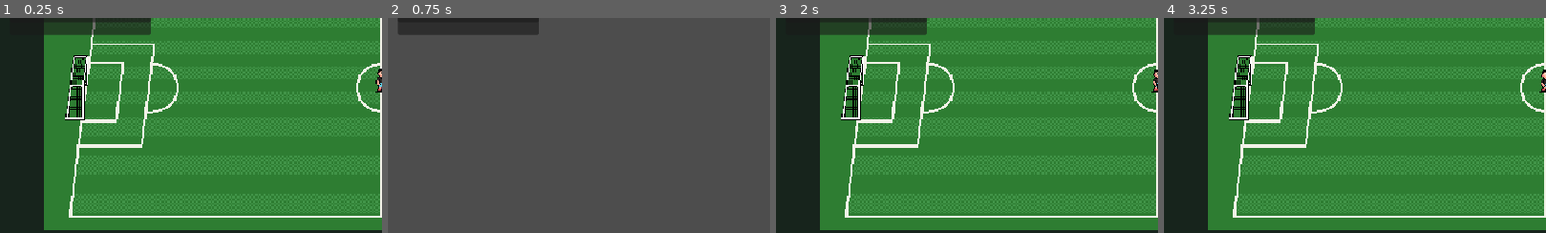
Above: before the commit, frames 1-4 (left to right).
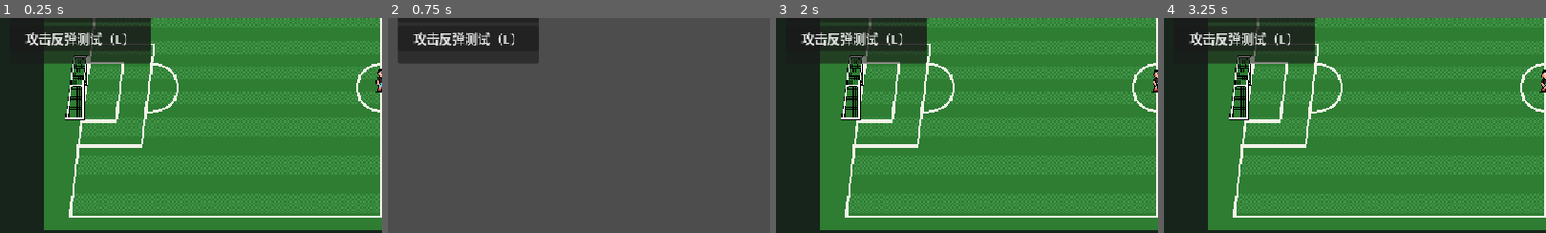
Above: after the commit, the same moments.

Repository: zerro12402/LuckyFootball
Game: Godot game, scene res://scenes/main/game_modes.tscn
The game is run twice, just before and just after one commit, with the same random seed, the same clock (stepped at 60 frames per second) and the same inputs.
Inputs:
- Up to frame 1 (0.25 s): no input
- Up to frame 2 (0.75 s): click "正式比赛" at 0.5 s
- Up to frame 3 (2 s): click "触球和带球" at 1.25 s
- Up to frame 4 (3.25 s): click "传球和射门" at 2 s; click "抢断测试" at 2.75 s
The pictures show only the part of the screen within x 0-50%, y 34-84%; the shares and areas given below are measured in that part.

The runs differ from the first frame. In frame 1, 4.1% of the frame differs, in the area x 6-40%, y 3-22%; in frame 2, 4.8%, in the area x 2-40%, y 6-21%; in frame 3, 4.1%; in frame 4, 4.1%.

Commit message:
fix bug

Diff:
--- a/scenes/main/game_modes.tscn
+++ b/scenes/main/game_modes.tscn
@@ -6,6 +6,7 @@
 [ext_resource type="PackedScene" path="res://scenes/test/pass_shoot_demo.tscn" id="4_pass"]
 [ext_resource type="PackedScene" path="res://scenes/test/tackle_test_demo.tscn" id="5_tackle"]
 [ext_resource type="PackedScene" path="res://scenes/test/knockdown_test_demo.tscn" id="6_knockdown"]
+[ext_resource type="PackedScene" path="res://scenes/test/attack_recoil_test_demo.tscn" id="7_recoil"]
 
 [node name="GameModes" type="Node"]
 script = ExtResource("1_controller")
@@ -14,6 +15,7 @@
 pass_shoot_scene = ExtResource("4_pass")
 tackle_test_scene = ExtResource("5_tackle")
 knockdown_test_scene = ExtResource("6_knockdown")
+attack_recoil_test_scene = ExtResource("7_recoil")
 
 [node name="ModeHost" type="Node" parent="."]
 unique_name_in_owner = true
@@ -25,7 +27,7 @@
 offset_left = 12.0
 offset_top = 12.0
 offset_right = 190.0
-offset_bottom = 204.0
+offset_bottom = 240.0
 
 [node name="ModeButtons" type="VBoxContainer" parent="ModeUi/ModePanel"]
 layout_mode = 2
@@ -66,3 +68,10 @@
 focus_mode = 0
 toggle_mode = true
 text = "击倒测试（L）"
+
+[node name="AttackRecoilTestButton" type="Button" parent="ModeUi/ModePanel/ModeButtons"]
+unique_name_in_owner = true
+layout_mode = 2
+focus_mode = 0
+toggle_mode = true
+text = "攻击反弹测试（L）"
--- /dev/null
+++ b/scenes/test/attack_recoil_test_demo.tscn
@@ -0,0 +1,6 @@
+[gd_scene load_steps=2 format=3]
+
+[ext_resource type="PackedScene" path="res://scenes/main/game_bootstrap.tscn" id="1_bootstrap"]
+
+[node name="AttackRecoilTestDemo" instance=ExtResource("1_bootstrap")]
+demo_mode = 4
--- a/scripts/app/game_bootstrap.gd
+++ b/scripts/app/game_bootstrap.gd
@@ -16,6 +16,7 @@
 	PASS_AND_SHOOT,
 	TACKLE_TEST,
 	KNOCKDOWN_TEST,
+	ATTACK_RECOIL_TEST,
 }
 
 const TEST_PLAYER_MOVEMENT_SPEED_MPS := 5.0
@@ -93,7 +94,11 @@
 	_demo_opponent_id = ""
 	if demo_mode == DemoMode.PASS_AND_SHOOT:
 		_demo_teammate_id = player_definitions[1].player_id
-	elif demo_mode in [DemoMode.TACKLE_TEST, DemoMode.KNOCKDOWN_TEST]:
+	elif demo_mode in [
+		DemoMode.TACKLE_TEST,
+		DemoMode.KNOCKDOWN_TEST,
+		DemoMode.ATTACK_RECOIL_TEST,
+	]:
 		_demo_opponent_id = player_definitions[1].player_id
 	if _field_environment != null:
 		var second_player_id := _demo_teammate_id
@@ -102,7 +107,11 @@
 		_field_environment.set_presented_players(
 			_demo_player_id,
 			second_player_id,
-			demo_mode in [DemoMode.TACKLE_TEST, DemoMode.KNOCKDOWN_TEST],
+			demo_mode in [
+				DemoMode.TACKLE_TEST,
+				DemoMode.KNOCKDOWN_TEST,
+				DemoMode.ATTACK_RECOIL_TEST,
+			],
 		)
 	if _keyboard_input != null:
 		_keyboard_input.action_requested.connect(queue_action)
@@ -120,7 +129,12 @@
 		return
 	set_process(false)
 	_queued_actions.clear()
-	_match_simulation = MatchSimulation.new(random_seed, _match_config, _field_definition)
+	var melee_outcome := MatchSimulation.MeleeOutcome.TARGET_KNOCKED_DOWN
+	if demo_mode == DemoMode.ATTACK_RECOIL_TEST:
+		melee_outcome = MatchSimulation.MeleeOutcome.ATTACKER_RECOILS
+	_match_simulation = MatchSimulation.new(
+		random_seed, _match_config, _field_definition, melee_outcome
+	)
 	var opponent_goal_center_m := Vector2(_field_definition.length_m * 0.5, 0.0)
 	var did_register_goal := _match_simulation.register_team_attacking_goal(
 		TEST_TEAM_ID,
@@ -149,7 +163,7 @@
 	if not _demo_opponent_id.is_empty():
 		var opponent := _data_repository.get_player_by_id(_demo_opponent_id)
 		var opponent_position_m := TEST_OPPONENT_POSITION_M
-		if demo_mode == DemoMode.KNOCKDOWN_TEST:
+		if demo_mode in [DemoMode.KNOCKDOWN_TEST, DemoMode.ATTACK_RECOIL_TEST]:
 			opponent_position_m = TEST_KNOCKDOWN_OPPONENT_POSITION_M
 		assert(_match_simulation.register_player(
 			_demo_opponent_id, opponent_position_m,
@@ -158,7 +172,7 @@
 	var initial_ball_position_m := TEST_BALL_INITIAL_POSITION_M
 	if demo_mode == DemoMode.TACKLE_TEST:
 		initial_ball_position_m = Vector2(0.5, 0.0)
-	elif demo_mode == DemoMode.KNOCKDOWN_TEST:
+	elif demo_mode in [DemoMode.KNOCKDOWN_TEST, DemoMode.ATTACK_RECOIL_TEST]:
 		initial_ball_position_m = Vector2(1.6, 0.0)
 	var did_register_ball := _match_simulation.register_ball(
 		initial_ball_position_m,
--- a/scripts/app/game_mode_controller.gd
+++ b/scripts/app/game_mode_controller.gd
@@ -9,6 +9,7 @@
 	PASS_AND_SHOOT,
 	TACKLE_TEST,
 	KNOCKDOWN_TEST,
+	ATTACK_RECOIL_TEST,
 }
 
 @export var formal_match_scene: PackedScene
@@ -16,6 +17,7 @@
 @export var pass_shoot_scene: PackedScene
 @export var tackle_test_scene: PackedScene
 @export var knockdown_test_scene: PackedScene
+@export var attack_recoil_test_scene: PackedScene
 
 @onready var _mode_host: Node = %ModeHost
 @onready var _formal_match_button: Button = %FormalMatchButton
@@ -23,6 +25,7 @@
 @onready var _pass_shoot_button: Button = %PassShootButton
 @onready var _tackle_test_button: Button = %TackleTestButton
 @onready var _knockdown_test_button: Button = %KnockdownTestButton
+@onready var _attack_recoil_test_button: Button = %AttackRecoilTestButton
 
 var current_mode: Mode:
 	get:
@@ -39,6 +42,7 @@
 	_pass_shoot_button.pressed.connect(_show_pass_shoot)
 	_tackle_test_button.pressed.connect(_show_tackle_test)
 	_knockdown_test_button.pressed.connect(_show_knockdown_test)
+	_attack_recoil_test_button.pressed.connect(_show_attack_recoil_test)
 	show_mode(Mode.PASS_AND_SHOOT)
 
 
@@ -58,6 +62,7 @@
 	_pass_shoot_button.set_pressed_no_signal(mode == Mode.PASS_AND_SHOOT)
 	_tackle_test_button.set_pressed_no_signal(mode == Mode.TACKLE_TEST)
 	_knockdown_test_button.set_pressed_no_signal(mode == Mode.KNOCKDOWN_TEST)
+	_attack_recoil_test_button.set_pressed_no_signal(mode == Mode.ATTACK_RECOIL_TEST)
 
 
 ## Finds the configured scene for a requested mode.
@@ -73,6 +78,8 @@
 			return tackle_test_scene
 		Mode.KNOCKDOWN_TEST:
 			return knockdown_test_scene
+		Mode.ATTACK_RECOIL_TEST:
+			return attack_recoil_test_scene
 		_:
 			return null
 
@@ -97,3 +104,8 @@
 ## Opens the stationary-opponent knockdown test scene.
 func _show_knockdown_test() -> void:
 	show_mode(Mode.KNOCKDOWN_TEST)
+
+
+## Opens the fixed-result test where a melee attack rebounds from the ball carrier.
+func _show_attack_recoil_test() -> void:
+	show_mode(Mode.ATTACK_RECOIL_TEST)
--- a/scripts/core/ball/ball_runtime_system.gd
+++ b/scripts/core/ball/ball_runtime_system.gd
@@ -193,6 +193,18 @@
 	_pending_pass_elapsed_seconds = 0.0
 	_clear_pending_shot()
 	_state._release(carrier.state.position_m)
+	return true
+
+
+## Drops a carrier's ball at its control point when a melee attack begins.
+func release_attacking_ball(attacker: PlayerRuntime) -> bool:
+	if _state == null or attacker == null or _state.owner_player_id != attacker.player_id:
+		return false
+	attacker.state_machine.set_possession_state(PlayerMatchState.PossessionState.NO_BALL)
+	_pending_pass_target_id = ""
+	_pending_pass_elapsed_seconds = 0.0
+	_clear_pending_shot()
+	_state._release(_state.position_m)
 	return true
 
 
--- a/scripts/core/match/match_event.gd
+++ b/scripts/core/match/match_event.gd
@@ -23,6 +23,7 @@
 	PLAYER_KNOCKED_DOWN,
 	PLAYER_RECOVERED,
 	KNOCKDOWN_MISSED,
+	ATTACK_RECOILED,
 }
 
 enum ResetReason {
--- a/scripts/core/match/match_simulation.gd
+++ b/scripts/core/match/match_simulation.gd
@@ -4,6 +4,11 @@
 
 const SETTLEMENT_TIME_EPSILON := 0.000001
 const KNOCKDOWN_WINDOW_EPSILON := 0.000001
+
+enum MeleeOutcome {
+	TARGET_KNOCKED_DOWN,
+	ATTACKER_RECOILS,
+}
 
 var _state: MatchState
 var _rng: RandomNumberGenerator = RandomNumberGenerator.new()
@@ -25,6 +30,7 @@
 var _attacking_goals_by_team: Dictionary[String, Vector2] = {}
 var _pending_tackle_targets: Dictionary[String, String] = {}
 var _pending_knockdown_targets: Dictionary[String, String] = {}
+var _melee_outcome: MeleeOutcome
 
 
 ## Injects deterministic randomness and optional validated field and shooting rules.
@@ -32,11 +38,13 @@
 	random_seed: int,
 	match_config: MatchConfigDefinition = null,
 	field_definition: FieldDefinition = null,
+	melee_outcome: MeleeOutcome = MeleeOutcome.TARGET_KNOCKED_DOWN,
 ) -> void:
 	_state = MatchState.new(random_seed)
 	_rng.seed = random_seed
 	_match_config = match_config
 	_field_definition = field_definition
+	_melee_outcome = melee_outcome
 	if match_config != null:
 		_ball_runtime_system.configure_shots(match_config)
 		_boundary_reset_delay_seconds = match_config.boundary_reset_delay_seconds
@@ -567,6 +575,7 @@
 		return false
 	if not attacker.state_machine.try_start_knockdown(_match_config):
 		return false
+	_ball_runtime_system.release_attacking_ball(attacker)
 	_pending_knockdown_targets[attacker.player_id] = target.player_id
 	return true
 
@@ -601,6 +610,10 @@
 				var impact_direction := target.state.position_m - attacker.state.position_m
 				if impact_direction.is_zero_approx():
 					impact_direction = attacker.state_machine.knockdown_direction
+				if _melee_outcome == MeleeOutcome.ATTACKER_RECOILS:
+					if _apply_attack_recoil(attacker, target, impact_direction, events):
+						_pending_knockdown_targets.erase(attacker.player_id)
+						continue
 				if target.state_machine.start_knockdown(_match_config):
 					_pending_knockdown_targets.erase(attacker.player_id)
 					var previous_owner_id := _ball_runtime_system.state.owner_player_id
@@ -630,6 +643,34 @@
 	return was_ball_released
 
 
+## Applies the injected test outcome without comparing player attributes.
+func _apply_attack_recoil(
+	attacker: PlayerRuntime,
+	target: PlayerRuntime,
+	impact_direction: Vector2,
+	events: Array[MatchEvent],
+) -> bool:
+	if not attacker.state_machine.start_knockdown(_match_config):
+		return false
+	var did_start_knockback := attacker.state_machine.start_knockback(-impact_direction)
+	assert(did_start_knockback, "Recoil requires a valid opposite direction")
+	var owner_id := _ball_runtime_system.state.owner_player_id
+	events.append(MatchEvent.new(
+		MatchEvent.Type.ATTACK_RECOILED,
+		_state.elapsed_seconds,
+		_state.simulation_step,
+		attacker.player_id,
+		MatchEvent.ResetReason.NONE,
+		MatchBoundaryResult.Side.NONE,
+		_ball_runtime_system.state.position_m,
+		"", 0, false, null,
+		target.player_id,
+		owner_id,
+		owner_id,
+	))
+	return true
+
+
 ## Emits one missed-contact fact after a lunge's hit window expires.
 func _append_knockdown_miss(
 	events: Array[MatchEvent], attacker_id: String, target_id: String,
--- a/scripts/presentation/match/match_result_hud.gd
+++ b/scripts/presentation/match/match_result_hud.gd
@@ -1,4 +1,4 @@
-## Displays score and settled ball results from snapshots and events only.
+## Displays score and match outcomes from snapshots and events only.
 class_name MatchResultHud
 extends CanvasLayer
 
@@ -27,6 +27,9 @@
 			result_text = _last_result_text
 		elif event.event_type == MatchEvent.Type.PLAYER_KNOCKED_DOWN:
 			_last_result_text = "击倒成功"
+			result_text = _last_result_text
+		elif event.event_type == MatchEvent.Type.ATTACK_RECOILED:
+			_last_result_text = "攻击被反弹"
 			result_text = _last_result_text
 		elif event.event_type == MatchEvent.Type.KNOCKDOWN_MISSED:
 			_last_result_text = "击倒未命中"
--- /dev/null
+++ b/tests/unit/test_keyboard_attack_recoil_integration.gd
@@ -0,0 +1,83 @@
+## Exercises the L-key recoil test scene through its real input and fixed-step loop.
+extends SceneTree
+
+var _snapshot: MatchStateSnapshot
+var _recoil_count: int = 0
+var _knockdown_count: int = 0
+var _failures: PackedStringArray = []
+
+
+## Enters the scene after the tree becomes available.
+func _init() -> void:
+	call_deferred("_run_test")
+
+
+## Confirms that a test-mode melee contact rebounds from the ball carrier.
+func _run_test() -> void:
+	var packed_scene := load("res://scenes/main/game_modes.tscn") as PackedScene
+	_expect(packed_scene != null, "Game mode menu failed to load")
+	if packed_scene == null:
+		_finish()
+		return
+	var menu := packed_scene.instantiate() as GameModeController
+	root.add_child(menu)
+	await process_frame
+	var button := menu.get_node(
+		"ModeUi/ModePanel/ModeButtons/AttackRecoilTestButton"
+	) as Button
+	_expect(button != null, "Recoil test button is missing")
+	if button == null:
+		menu.queue_free()
+		_finish()
+		return
+	button.pressed.emit()
+	await process_frame
+	var bootstrap := menu.get_node("ModeHost").get_child(0) as GameBootstrap
+	_expect(menu.current_mode == GameModeController.Mode.ATTACK_RECOIL_TEST,
+		"Recoil button did not select its mode")
+	bootstrap.presentation_frame_ready.connect(_record_frame)
+	bootstrap._process(bootstrap.fixed_delta_seconds)
+	var attacker_id: String = bootstrap.get("_demo_player_id")
+	var carrier_id: String = bootstrap.get("_demo_opponent_id")
+	var match_config: MatchConfigDefinition = bootstrap.get("_match_config")
+	_expect(_snapshot.ball.owner_player_id == carrier_id,
+		"Opponent did not carry the ball before the attack")
+	var key_event := InputEventKey.new()
+	key_event.keycode = KEY_L
+	key_event.pressed = true
+	Input.parse_input_event(key_event)
+	await process_frame
+	for step_index in range(20):
+		bootstrap._process(bootstrap.fixed_delta_seconds)
+	_expect(_recoil_count == 1, "L did not produce exactly one recoil event")
+	_expect(_knockdown_count == 0, "Recoil test knocked down the ball carrier")
+	_expect(_snapshot.get_player(attacker_id).position_m.distance_to(
+		Vector2.LEFT * match_config.knockdown_knockback_distance_m
+	) < 0.0001, "Attacker did not retreat two metres")
+	_expect(_snapshot.ball.owner_player_id == carrier_id,
+		"Opponent lost possession during recoil")
+	menu.queue_free()
+	_finish()
+
+
+## Records only facts needed to verify the visible demo outcome.
+func _record_frame(snapshot: MatchStateSnapshot, events: Array[MatchEvent], _alpha: float) -> void:
+	_snapshot = snapshot
+	for event in events:
+		if event.event_type == MatchEvent.Type.ATTACK_RECOILED:
+			_recoil_count += 1
+		elif event.event_type == MatchEvent.Type.PLAYER_KNOCKED_DOWN:
+			_knockdown_count += 1
+
+
+## Accumulates independent integration assertions.
+func _expect(condition: bool, message: String) -> void:
+	if not condition:
+		_failures.append(message)
+
+
+## Exits with a failure code when any scene behavior differs from the expected result.
+func _finish() -> void:
+	for failure in _failures:
+		push_error(failure)
+	quit(0 if _failures.is_empty() else 1)
--- a/tests/unit/test_knockdown.gd
+++ b/tests/unit/test_knockdown.gd
@@ -21,6 +21,10 @@
 	_field = repository.get_field_by_id("demo_field")
 	test_attack_rejects_invalid_geometry_and_team()
 	test_knockdown_waits_for_contact_and_releases_ball()
+	test_carrier_can_start_physical_attack()
+	test_carrier_attack_without_contact_drops_ball()
+	test_rejected_carrier_attack_retains_ball()
+	test_fixed_recoil_pushes_attacker_back_and_preserves_carrier_ball()
 	test_configured_knockback_distance()
 	test_overlap_uses_attack_direction_for_knockback()
 	test_lunge_reaches_target_started_outside_contact_range()
@@ -62,6 +66,102 @@
 	var teammate_events := teammate_simulation.advance_fixed_step(STEP, [_attack_command()])
 	_expect(_find_event(teammate_events, MatchEvent.Type.ACTION_ACCEPTED) == null,
 		"Teammate attack was accepted")
+
+
+## Starting a melee lunge drops the carrier's ball at its last control point.
+func test_carrier_can_start_physical_attack() -> void:
+	var simulation := _create_carrier_match(Vector2(2.0, 0.0), "away")
+	simulation.advance_fixed_step(STEP, [
+		MatchAction.new(ATTACKER_ID, MatchAction.Type.MOVE, Vector2.RIGHT)
+	])
+	_expect(simulation.create_snapshot().get_player(ATTACKER_ID).movement_state
+		== PlayerMatchState.MovementState.MOVING,
+		"Carrier was not dribbling before attacking")
+	var ball_position_before_attack := simulation.create_snapshot().ball.position_m
+	var action_events := simulation.advance_fixed_step(STEP, [_attack_command()])
+	_expect(_find_event(action_events, MatchEvent.Type.ACTION_ACCEPTED) != null,
+		"Carrier could not start a physical attack")
+	var attack_snapshot := simulation.create_snapshot()
+	_expect(attack_snapshot.ball.owner_player_id.is_empty(),
+		"Carrier retained the ball after starting a physical attack")
+	_expect(attack_snapshot.get_player(ATTACKER_ID).possession_state
+		== PlayerMatchState.PossessionState.NO_BALL,
+		"Attacker's possession state did not clear")
+	_expect(attack_snapshot.ball.position_m.distance_to(ball_position_before_attack) < 0.0001,
+		"Dropped ball moved with the attacking player")
+	var did_hit := _find_event(action_events, MatchEvent.Type.PLAYER_KNOCKED_DOWN) != null
+	for step_index in range(5):
+		var events := simulation.advance_fixed_step(STEP, [])
+		if _find_event(events, MatchEvent.Type.PLAYER_KNOCKED_DOWN) != null:
+			did_hit = true
+	_expect(did_hit, "Carrier's physical attack did not hit")
+	_expect(simulation.create_snapshot().ball.owner_player_id != ATTACKER_ID,
+		"Attacker reacquired the ball during the physical attack")
+
+
+## An accepted attack drops the ball even if its lunge never reaches a target.
+func test_carrier_attack_without_contact_drops_ball() -> void:
+	var simulation := _create_carrier_match(Vector2(7.0, 0.0), "away")
+	var drop_position := simulation.create_snapshot().ball.position_m
+	var action_events := simulation.advance_fixed_step(STEP, [_attack_command()])
+	_expect(_find_event(action_events, MatchEvent.Type.ACTION_ACCEPTED) != null,
+		"Distant physical attack was rejected")
+	_expect(_find_event(action_events, MatchEvent.Type.PLAYER_KNOCKED_DOWN) == null,
+		"Distant target was hit on attack start")
+	var snapshot := simulation.create_snapshot()
+	_expect(snapshot.ball.owner_player_id.is_empty(),
+		"Missed attack retained ball ownership")
+	_expect(snapshot.ball.position_m.distance_to(drop_position) < 0.0001,
+		"Missed attack moved the dropped ball")
+
+
+## An invalid attack must not take the ball away from its carrier.
+func test_rejected_carrier_attack_retains_ball() -> void:
+	var simulation := _create_carrier_match(Vector2(2.0, 0.0), "home")
+	var action_events := simulation.advance_fixed_step(STEP, [_attack_command()])
+	_expect(_find_event(action_events, MatchEvent.Type.ACTION_ACCEPTED) == null,
+		"Attack against a teammate was accepted")
+	_expect(simulation.create_snapshot().ball.owner_player_id == ATTACKER_ID,
+		"Rejected attack dropped the ball")
+
+
+## The injected recoil outcome pushes the attacker back while the target keeps the ball.
+func test_fixed_recoil_pushes_attacker_back_and_preserves_carrier_ball() -> void:
+	var simulation := MatchSimulation.new(
+		91, _config, _field, MatchSimulation.MeleeOutcome.ATTACKER_RECOILS
+	)
+	_expect(simulation.register_player(ATTACKER_ID, Vector2.ZERO, 5.0, "home"),
+		"Attacker registration failed")
+	_expect(simulation.register_player(TARGET_ID, Vector2(1.05, 0.0), 5.0, "away"),
+		"Carrier registration failed")
+	_expect(simulation.register_ball(Vector2(1.6, 0.0)), "Ball registration failed")
+	_expect(simulation.start_match(), "Match failed to start")
+	simulation.advance_fixed_step(STEP, [])
+	_expect(simulation.create_snapshot().ball.owner_player_id == TARGET_ID,
+		"Target did not possess the ball before recoil")
+	var contact_events := simulation.advance_fixed_step(STEP, [_attack_command()])
+	var recoil := _find_event(contact_events, MatchEvent.Type.ATTACK_RECOILED)
+	_expect(recoil != null, "Carrier contact did not recoil the attacker")
+	_expect(_find_event(contact_events, MatchEvent.Type.PLAYER_KNOCKED_DOWN) == null,
+		"Recoil also knocked down the carrier")
+	var snapshot := simulation.create_snapshot()
+	_expect(snapshot.get_player(ATTACKER_ID).action_state
+		== PlayerMatchState.ActionState.KNOCKED_DOWN,
+		"Recoil did not put the attacker in the hit state")
+	_expect(snapshot.get_player(ATTACKER_ID).position_m.distance_to(Vector2.LEFT) < 0.0001,
+		"Attacker did not move backward during the first fixed step")
+	_expect(snapshot.get_player(TARGET_ID).action_state == PlayerMatchState.ActionState.IDLE,
+		"Recoil changed the carrier's action state")
+	_expect(snapshot.ball.owner_player_id == TARGET_ID,
+		"Carrier lost the ball during recoil")
+	var next_events := simulation.advance_fixed_step(STEP, [])
+	_expect(_find_event(next_events, MatchEvent.Type.ATTACK_RECOILED) == null,
+		"One attack produced multiple recoil events")
+	_expect(simulation.create_snapshot().get_player(ATTACKER_ID).position_m.distance_to(
+		Vector2.LEFT * _config.knockdown_knockback_distance_m
+	) < 0.0001, "Recoil did not reach its configured reverse distance")
+	_expect(simulation.create_snapshot().ball.owner_player_id == TARGET_ID,
+		"Carrier lost possession after the recoil motion")
 
 
 ## A target reached on a later active step drops the ball and produces one hit.
@@ -399,6 +499,21 @@
 		"Reset retained lunge displacement")
 
 
+## Starts a match with the attacker already carrying the ball.
+func _create_carrier_match(target_position_m: Vector2, target_team_id: String) -> MatchSimulation:
+	var simulation := MatchSimulation.new(91, _config, _field)
+	_expect(simulation.register_player(ATTACKER_ID, Vector2.ZERO, 5.0, "home"),
+		"Attacker registration failed")
+	_expect(simulation.register_player(TARGET_ID, target_position_m, 5.0, target_team_id),
+		"Target registration failed")
+	_expect(simulation.register_ball(Vector2(0.55, 0.0)), "Ball registration failed")
+	_expect(simulation.start_match(), "Match failed to start")
+	simulation.advance_fixed_step(STEP, [])
+	_expect(simulation.create_snapshot().ball.owner_player_id == ATTACKER_ID,
+		"Attacker did not acquire the ball")
+	return simulation
+
+
 ## Places a stationary target in front and optionally gives them the loose ball.
 func _create_match(
 	target_position_m: Vector2,
Not shown: 1 places in scenes/main/game_modes.tscn that only renumber resources
Not shown, added: tests/unit/test_keyboard_attack_recoil_integration.gd.uid
Not shown, changed: Agents.md
Not shown, added: memory/2026-10-18-carried-ball-melee-attack.md
